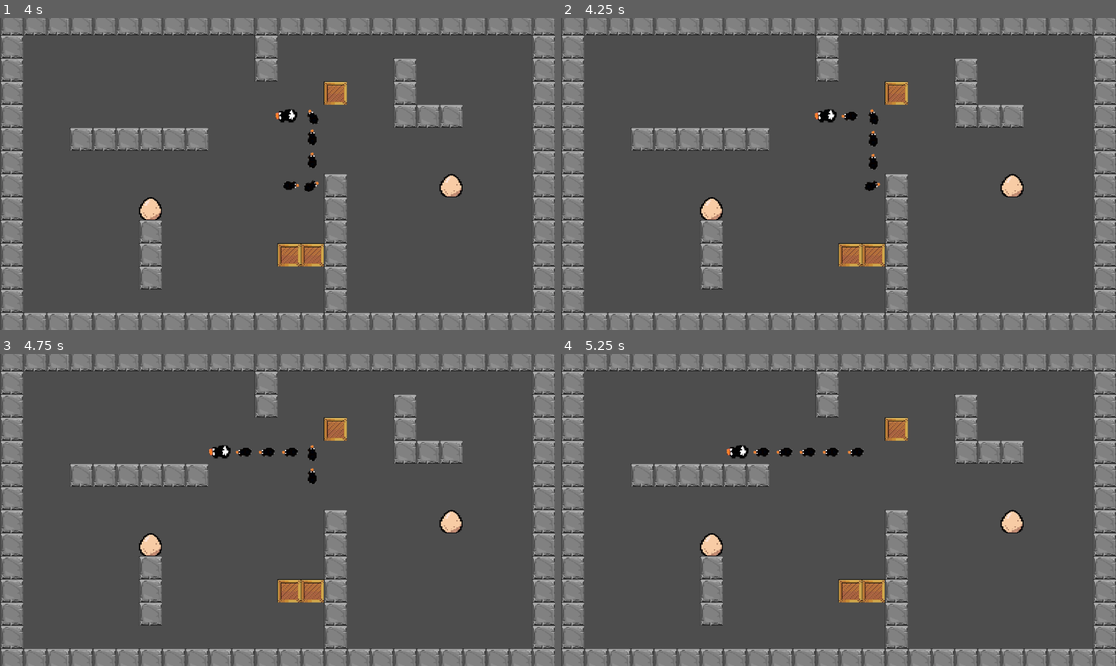
Above: before the commit, frames 1-4 (two rows, left to right).
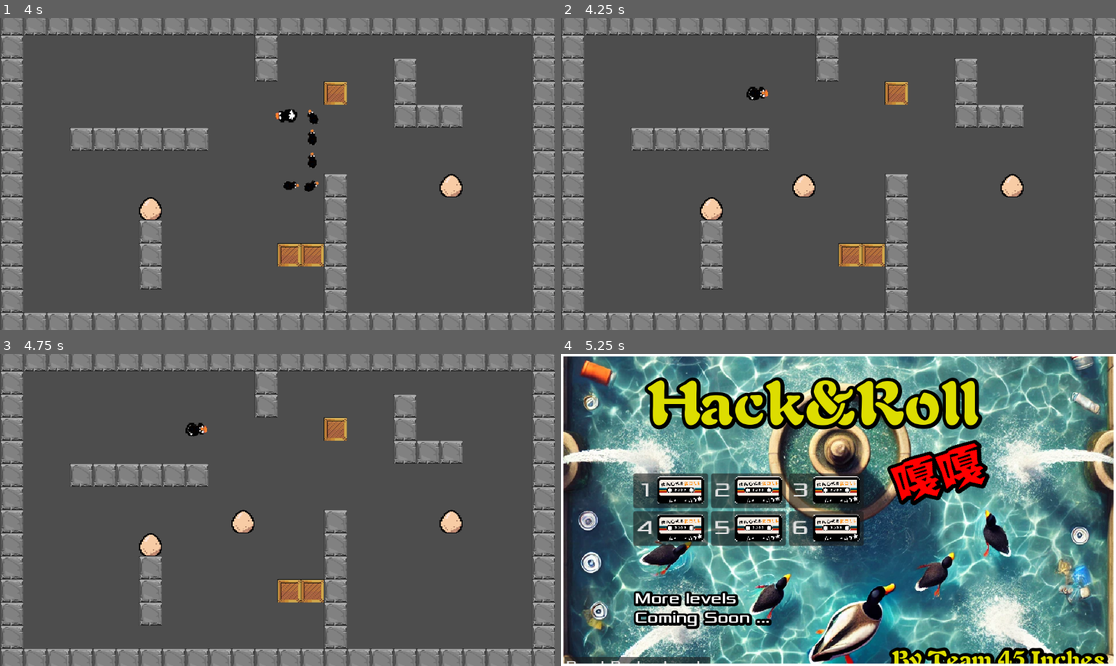
Above: after the commit, the same moments.

Repository: LuBolin/Wobbly-Waddlers
Game: Godot game, scene res://Levels/DummyLevel.tscn
Same seed, same stepped clock (60 frames per second), same inputs: the game is played once before the commit and once after it.
Inputs:
- Up to frame 1 (4 s): tap Enter (down) at 0.5 s; hold D (right) 0.53-1.28 s; tap 0 at 0.6 s; hold Enter (down) 1.28-2.03 s; tap 1 at 1.35 s; hold D (right) 2.03-2.78 s; tap 2 at 2.1 s; hold W (up) 2.78-3.53 s; tap 3 at 2.85 s; hold A (left) from 3.53 s (still down); tap 4 at 3.6 s
- Up to frame 2 (4.25 s): keep holding A (left); tap R (restart, bound only after the commit) at 4.15 s
- Up to frame 3 (4.75 s): keep holding A (left); tap 5 at 4.35 s
- Up to frame 4 (5.25 s): tap Escape at 4.9 s; release A (left) at 5.03 s; hold Enter (down) from 5.03 s (still down); tap 6 at 5.1 s

Frame 1 is identical in both runs. In frame 2, 0.8% of the frame differs, in the area x 33-58%, y 22-58%; in frame 3, 0.8%; in frame 4, 97%, in the area x 0-100%, y 0-100%.

Commit message:
Added winning and losing.

Diff:
--- a/Levels/DummyLevel.tscn
+++ b/Levels/DummyLevel.tscn
@@ -1,7 +1,8 @@
-[gd_scene load_steps=3 format=4 uid="uid://d0aok26koh50p"]
+[gd_scene load_steps=4 format=4 uid="uid://d0aok26koh50p"]
 
 [ext_resource type="Script" path="res://Levels/LevelManager.gd" id="1_ykndm"]
 [ext_resource type="TileSet" uid="uid://cl4jo0ip1xd53" path="res://Resources/base_tileset.tres" id="2_x0qaq"]
+[ext_resource type="PackedScene" uid="uid://boj2sy3is4apk" path="res://Scenes/HUD.tscn" id="3_n0pcc"]
 
 [node name="DummyLevel" type="Node2D"]
 script = ExtResource("1_ykndm")
@@ -14,3 +15,5 @@
 
 [node name="InputDelayTimer" type="Timer" parent="."]
 wait_time = 0.3
+
+[node name="Hud" parent="." instance=ExtResource("3_n0pcc")]
--- a/Levels/LevelManager.gd
+++ b/Levels/LevelManager.gd
@@ -19,10 +19,22 @@
 var input_buffer: Array[InputEventKey]
 var lingering_input: InputEventKey
 
+var ended: bool = false
+
 func _ready():
 	level_size = terrain.get_used_rect().size
 	level_offset = terrain.get_used_rect().position
 
+	Singleton.restart.connect(self.restart_level)
+
+	inputDelayTimer.set_wait_time(Global.TICK_DURATION)
+	inputDelayTimer.timeout.connect(handle_input)
+
+	parse_tilemaplayer()
+
+	Singleton.lose.connect(finish_level)
+
+func parse_tilemaplayer():
 	for i in range(level_size.y):
 		crate_coord_array.append([])
 		for j in range(level_size.x):
@@ -65,20 +77,25 @@
 				terrain.set_cell(duckling_coords, -1)
 	)
 
-	inputDelayTimer.set_wait_time(Global.TICK_DURATION)
-	inputDelayTimer.timeout.connect(handle_input)
-
 func _input(event):
 	if not(event is InputEventKey and event.pressed):
 		return
+
+	if event.is_action("restart"): # not affected by input delay
+		Singleton.restart.emit()
+
 	if event.is_action("up") or event.is_action("down") \
 		or event.is_action("left") or event.is_action("right"):
-		input_buffer.append(event)
+			if len(input_buffer) < MAX_INPUT_BUFFER_SIZE:
+				input_buffer.append(event)
 
 	if inputDelayTimer.is_stopped():
 		handle_input()
 
 func handle_input():
+	if ended:
+		return
+
 	if input_buffer:
 		lingering_input = input_buffer.front()
 		input_buffer.pop_front()
@@ -89,17 +106,26 @@
 
 	var anythingMoved = false
 
+	var direction: Vector2
 	if event.is_action("up"):
-		anythingMoved = quackerMove(Vector2.UP)
+		direction = Vector2.UP
 	elif event.is_action("down"):
-		anythingMoved = quackerMove(Vector2.DOWN)
+		direction = Vector2.DOWN
 	elif event.is_action("left"):
-		anythingMoved = quackerMove(Vector2.LEFT)
+		direction = Vector2.LEFT
 	elif event.is_action("right"):
-		anythingMoved = quackerMove(Vector2.RIGHT)
-
-	if anythingMoved:
-		inputDelayTimer.start()
+		direction = Vector2.RIGHT
+
+	anythingMoved = quackerMove(direction)
+	if not anythingMoved:
+		var rotation = quacker.rotation
+		if snapped(rotation, PI/2.0) != direction.angle():
+			var tile_coords = world_to_tile(quacker.position)
+			var target = Vector2(tile_coords) + direction
+			var target_in_world = tile_to_world(target)
+			quacker.tweenRotation(target_in_world, Global.TICK_DURATION / 2.0)
+		quacker.die()
+	inputDelayTimer.start()
 
 
 func quackerMove(direction: Vector2i):
@@ -113,6 +139,7 @@
 	var duckling_tiles = []
 	for duckling in ducklings:
 		duckling_tiles.append(world_to_tile(duckling.position))
+	print(duckling_tiles, " ", target)
 	if target in duckling_tiles:
 		return false
 
@@ -124,17 +151,26 @@
 
 		#	appending next crates
 		var next_coord : Vector2i = first_crate_coord + direction
-		while(typeof(crate_coord_array[next_coord.y][next_coord.x]) != TYPE_INT):
-			print("extra")
+		while(crate_coord_array[next_coord.y][next_coord.x]):
 			move_crate_array.append(crate_coord_array[next_coord.y][next_coord.x])
 			next_coord = next_coord + direction
-		print("crate array" , move_crate_array)
-		print_crate_coord_array()
+		# print_crate_coord_array()
 
 		#	checking if last crate will push into wall
 		var last_crate : Crate = move_crate_array[-1]
 		var last_crate_coord = world_to_tile(last_crate.position)
 		var last_crate_target = last_crate_coord + direction
+		for duckling in ducklings:
+			if world_to_tile(duckling.global_position) == last_crate_target:
+				duckling.die()
+				ducklings.remove_at(ducklings.find(duckling))
+
+		for egg in eggs:
+			if world_to_tile(egg.global_position) == last_crate_target:
+				egg.die()
+				eggs.remove_at(eggs.find(egg))
+				if len(eggs) == 0:
+					Singleton.win.emit()
 		if(last_crate_target not in walls):
 			var target_in_world = tile_to_world(target)
 			var moved = quacker.move(target_in_world)
@@ -155,13 +191,15 @@
 		return true
 	return false
 
+func finish_level():
+	ended = true
 
 ### Utility
 func update_crate_coord_array(init_x : int, init_y : int, direction : Vector2):
-	print("initial  spot", crate_coord_array[init_y][init_x] )
-	print("initial new spot", crate_coord_array[init_y + direction.y][init_x + direction.x])
+	# print("initial  spot", crate_coord_array[init_y][init_x] )
+	# print("initial new spot", crate_coord_array[init_y + direction.y][init_x + direction.x])
 	crate_coord_array[init_y + direction.y][init_x + direction.x] = crate_coord_array[init_y][init_x]
-	print("updated new spot", crate_coord_array[init_y + direction.y][init_x + direction.x])
+	# print("updated new spot", crate_coord_array[init_y + direction.y][init_x + direction.x])
 	crate_coord_array[init_y][init_x] = 0
 
 func print_crate_coord_array():
@@ -180,8 +218,18 @@
 		crate_tiles.append(world_to_tile(crate.position))
 	return crate_tiles
 
+func clear_all():
+	quacker.queue_free()
+	for duckling in ducklings:
+		duckling.queue_free()
+	for egg in eggs:
+		egg.queue_free()
+	for crate in crates:
+		crate.queue_free()
+
 func restart_level():
 	var t = get_tree()
+	clear_all()
 	if t:
 		t.reload_current_scene()
 	else:
@@ -196,3 +244,6 @@
 	var local = terrain.map_to_local(tile_coords)
 	var global = terrain.to_global(local)
 	return global
+
+func check_win_lose():
+	pass
--- a/Objects/Egg/egg.gd
+++ b/Objects/Egg/egg.gd
@@ -13,3 +13,7 @@
 	if Quacker.quacker_instance:
 		Quacker.quacker_instance.addDuckling()
 	queue_free()
+
+func die():
+	queue_free()
+	Singleton.lose.emit()
--- a/Objects/Quacker/Duckling.gd
+++ b/Objects/Quacker/Duckling.gd
@@ -4,6 +4,7 @@
 signal started_moving(own_position)
 
 static var DucklingScene = load("res://Objects/Quacker/Duckling.tscn")
+@onready var sprite: Sprite2D = $Sprite
 
 var parent: Node2D
 
@@ -54,10 +55,19 @@
 func tweenToTarget(target_position: Vector2, duration: float):
 	var movementTween = get_tree().create_tween()
 	movementTween.tween_property(
-		self,
+		sprite,
 		"global_position",
 		target_position,
 		duration
 	)
 	movementTween.set_trans(Tween.TRANS_LINEAR)
 	movementTween.set_ease(Tween.EASE_OUT)
+	movementTween.finished.connect(
+		func():
+			self.global_position = sprite.global_position
+			sprite.position = Vector2.ZERO
+	)
+
+func die():
+	queue_free()
+	Singleton.lose.emit()
--- a/Objects/Quacker/Quacker.gd
+++ b/Objects/Quacker/Quacker.gd
@@ -10,8 +10,9 @@
 
 @onready var sprite: Sprite2D = $Sprite
 
+var alive: bool = true
+
 var children_count
-
 var tail: Node2D
 
 static func summonQuacker():
@@ -32,6 +33,8 @@
 		get_parent().ducklings.append(duckling)
 
 func move(target: Vector2):
+	if not alive:
+		return
 	var need_to_rotate = tweenRotation(target, Global.TICK_DURATION/2.0)
 	var translation_tween_duration = Global.TICK_DURATION
 	var wait_time = 0
@@ -45,6 +48,8 @@
 	return true
 
 func tweenRotation(target_position, tween_duration):
+	if not alive:
+		return
 	var offset: Vector2 = target_position - self.global_position
 	var target_rotation = offset.angle()
 	var current_rotation: float = self.rotation
@@ -66,6 +71,8 @@
 	return true
 
 func tweenToTarget(target_position: Vector2, duration: float):
+	if not alive:
+		return
 	var movementTween = get_tree().create_tween()
 	movementTween.tween_property(
 		self,
@@ -75,3 +82,10 @@
 	)
 	movementTween.set_trans(Tween.TRANS_LINEAR)
 	movementTween.set_ease(Tween.EASE_OUT)
+
+func die():
+	if not self.alive:
+		return
+	self.alive = false
+	Singleton.lose.emit()
+	sprite.modulate = Color.DARK_RED
--- /dev/null
+++ b/Scenes/HUD.gd
@@ -0,0 +1,39 @@
+class_name HUD
+extends CanvasLayer
+
+@onready var turnDelayOverlay = $TurnOverlay
+
+func _ready():
+	self.visible = true # this was set to false in editor for easier tilemap editing
+	Singleton.win.connect(self.win)
+	Singleton.lose.connect(self.lose)
+	turnDelayOverlay.set_visible(false)
+
+func _input(event):
+	if not(event is InputEventKey and event.pressed):
+		return
+	if turnDelayOverlay.visible: # won or lost
+		return
+	if event.get_keycode() == KEY_ESCAPE:
+		self._on_to_main_menu_pressed()
+
+func setDelayOverlay(visible):
+	turnDelayOverlay.visible = visible
+
+func win():
+	turnDelayOverlay.color = Color(Color.GREEN_YELLOW, 0.3)
+	turnDelayOverlay.visible = true
+
+	get_tree().create_timer(1.5).timeout.connect(self._on_to_main_menu_pressed)
+
+func lose():
+	turnDelayOverlay.color = Color(Color.RED, 0.5)
+	turnDelayOverlay.visible = true
+
+	get_tree().create_timer(0.8).timeout.connect(func x(): Singleton.restart.emit())
+
+
+const mainSceneFile = "res://Scenes/MainScreen.tscn"
+func _on_to_main_menu_pressed():
+	Singleton.to_menu.emit()
+	get_tree().change_scene_to_file(mainSceneFile)
--- /dev/null
+++ b/Scenes/HUD.tscn
@@ -0,0 +1,14 @@
+[gd_scene load_steps=2 format=3 uid="uid://boj2sy3is4apk"]
+
+[ext_resource type="Script" path="res://Scenes/HUD.gd" id="1_3coau"]
+
+[node name="Hud" type="CanvasLayer"]
+script = ExtResource("1_3coau")
+
+[node name="TurnOverlay" type="ColorRect" parent="."]
+anchors_preset = 15
+anchor_right = 1.0
+anchor_bottom = 1.0
+grow_horizontal = 2
+grow_vertical = 2
+color = Color(0.0431373, 0.0980392, 0.0823529, 0.533333)
--- a/Scenes/MainScreen.tscn
+++ b/Scenes/MainScreen.tscn
@@ -36,10 +36,11 @@
 
 [sub_resource type="Animation" id="Animation_ge4pr"]
 resource_name = "init_shake"
+length = 0.3
 step = 0.05
 tracks/0/type = "value"
 tracks/0/imported = false
-tracks/0/enabled = true
+tracks/0/enabled = false
 tracks/0/path = NodePath(".:rotation")
 tracks/0/interp = 1
 tracks/0/loop_wrap = true
@@ -56,10 +57,10 @@
 tracks/1/interp = 1
 tracks/1/loop_wrap = true
 tracks/1/keys = {
-"times": PackedFloat32Array(0, 0.15, 0.35, 0.55, 0.7, 0.9, 1),
-"transitions": PackedFloat32Array(1, 1, 1, 1, 1, 1, 1),
+"times": PackedFloat32Array(0, 0.05, 0.15, 0.25, 0.3),
+"transitions": PackedFloat32Array(1, 1, 1, 1, 1),
 "update": 0,
-"values": [Vector2(0, 0), Vector2(0, 0), Vector2(0, 0), Vector2(0, 0), Vector2(0, 0), Vector2(0, 0), Vector2(0, 0)]
+"values": [Vector2(0, 0), Vector2(0, -30), Vector2(0, 30), Vector2(0, -30), Vector2(0, 0)]
 }
 
 [sub_resource type="AnimationLibrary" id="AnimationLibrary_5m8e3"]
--- a/project.godot
+++ b/project.godot
@@ -47,6 +47,11 @@
 , Object(InputEventKey,"resource_local_to_scene":false,"resource_name":"","device":-1,"window_id":0,"alt_pressed":false …(186 unchanged characters)…
 ]
 }
+restart={
+"deadzone": 0.5,
+"events": [Object(InputEventKey,"resource_local_to_scene":false,"resource_name":"","device":-1,"window_id":0,"alt_pressed":false,"shift_pressed":false,"ctrl_pressed":false,"meta_pressed":false,"pressed":false,"keycode":0,"physical_keycode":82,"key_label":0,"unicode":114,"location":0,"echo":false,"script":null)
+]
+}
 
 [rendering]
 
Binary file changed: Resources/cursor.png
